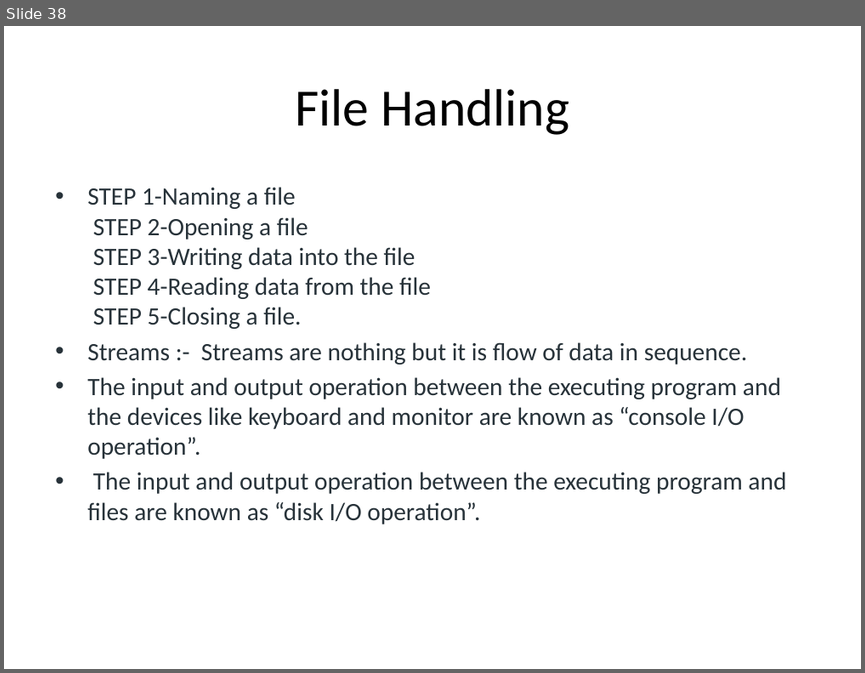
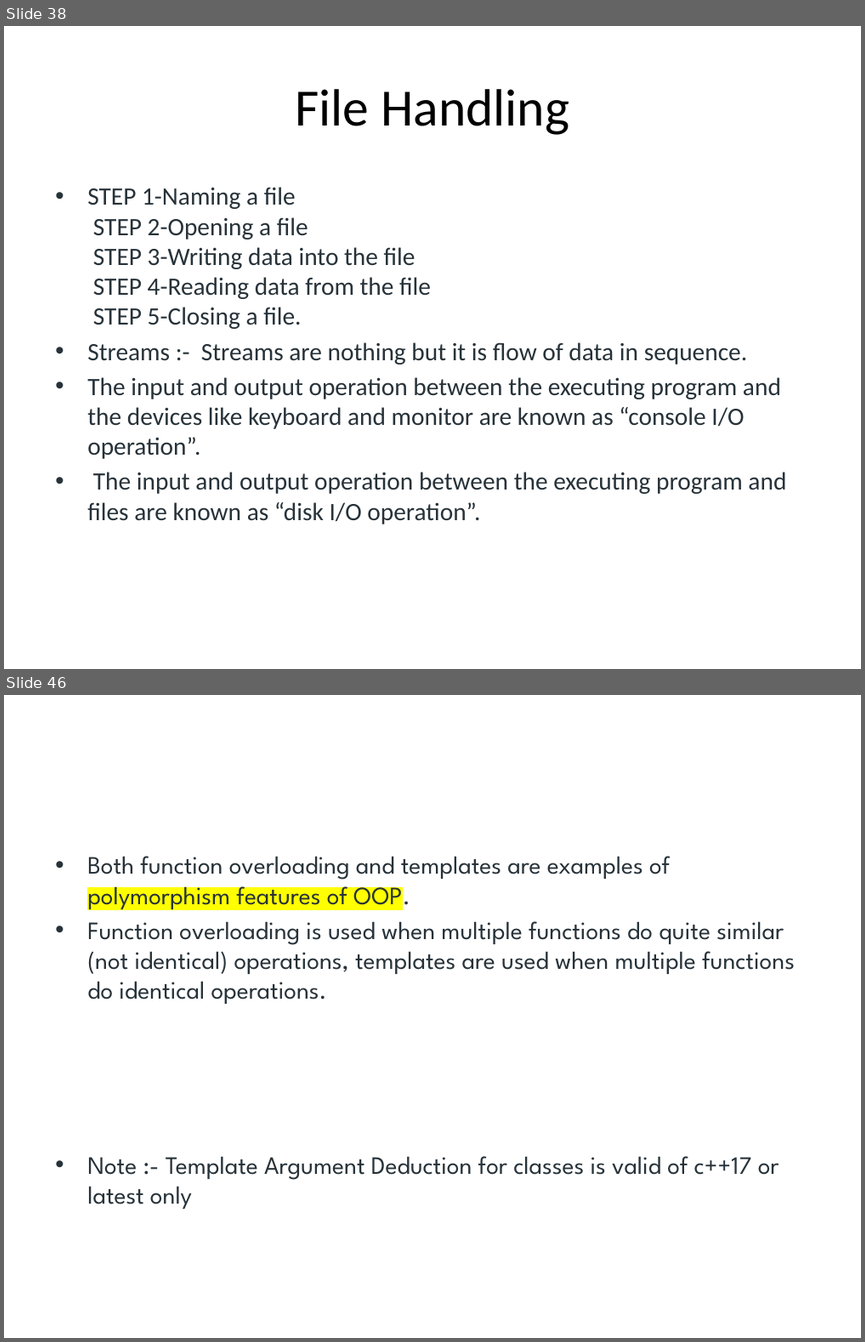
Before and after one commit to Bot-Anonymous/c-, a slide deck: c++.pptx. Shown one above the other, each under a label of ours: slide 38 before the commit, slides 38 and 46 after it; the slides between them are not shown. The pictures are 865x673 and 865x1342 pixels, drawn with LibreOffice and Linux fonts; fonts in the diff are those of the drawing. Boxes give left, top, right and bottom in pixels: in the first picture for what was removed or moved away, otherwise in the second. Text is boxed around its words. In the diff, an @@ line names an element or a change of style, - is before the commit and + after.

```diff
--- a/c++.pptx
+++ b/c++.pptx
@@ slide 46 added at [4, 695, 861, 1338], background #FFFFFF @@
@@ text added at [87, 856, 794, 1208], 21 pt, text #273239 @@
+• Both function overloading and templates are examples of polymorphism features of OOP.
+• Function overloading is used when multiple functions do quite similar (not identical) operations, templates are used when multiple functions do identical operations.
+• Note :- Template Argument Deduction for classes is valid of c++17 or latest only
```
Also in this commit, not shown: 13 other slides added, 20 other files.
